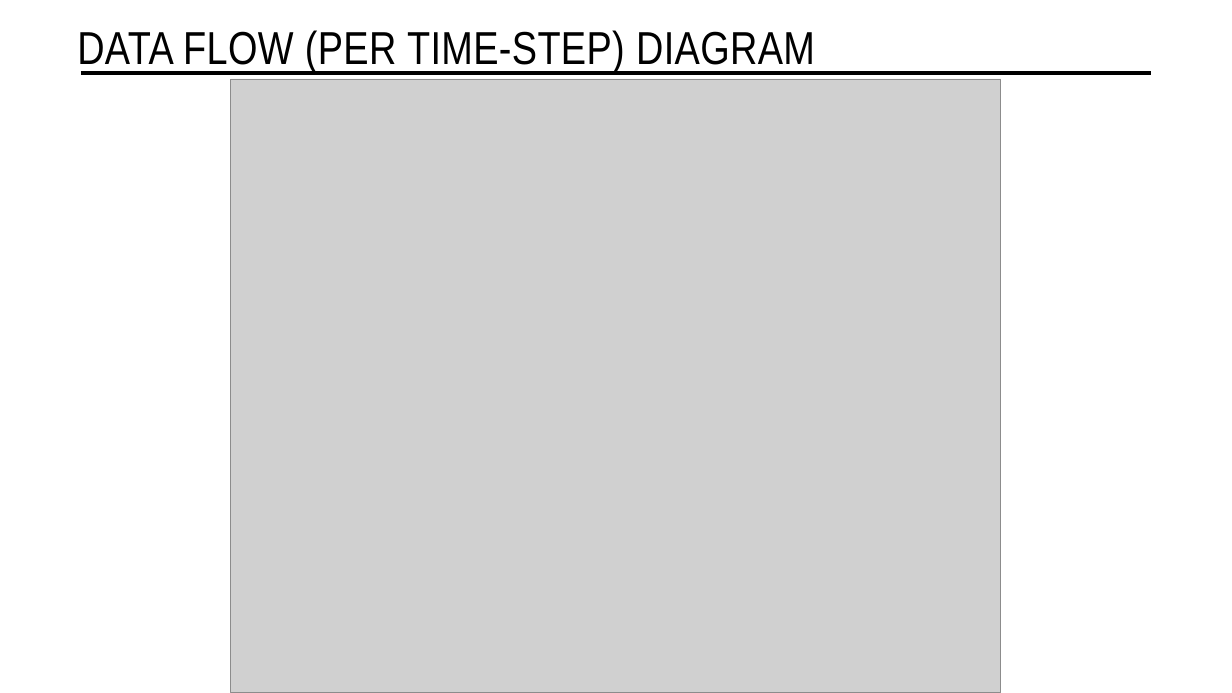
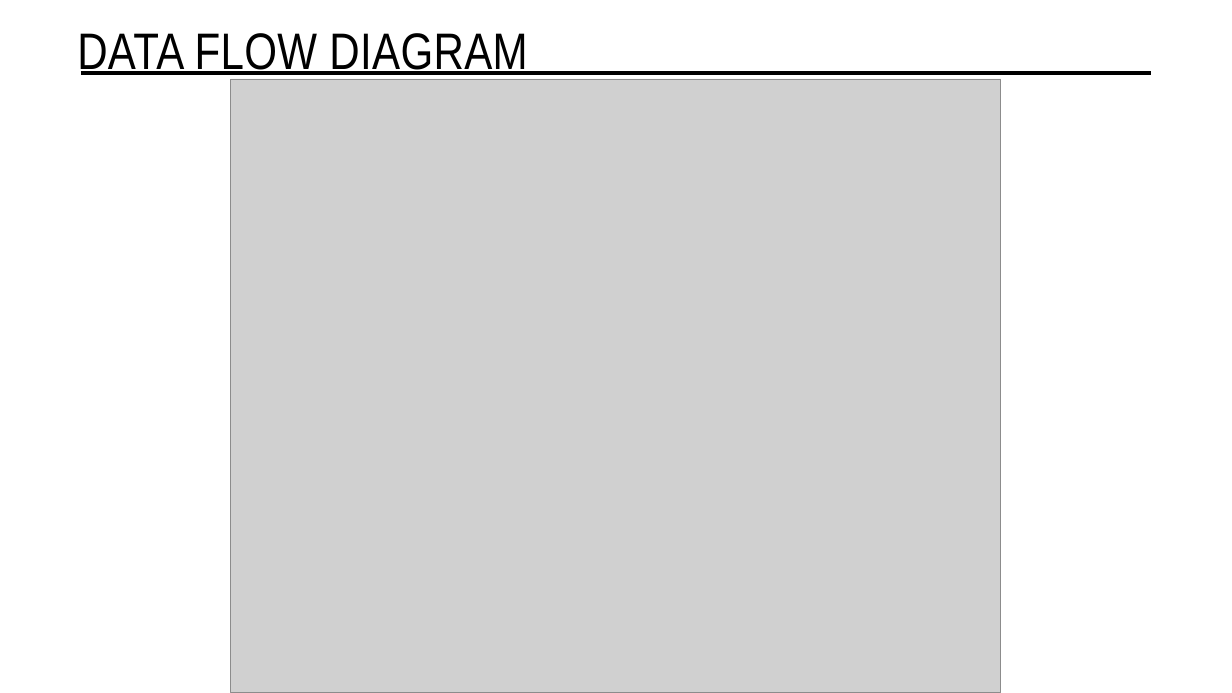
Before and after one commit to matthew9755123/N-Body_Sim, a slide deck: slide 8 of N-Body Simulator.pptx. Drawn at 1232x693 pixels with LibreOffice and Linux fonts; fonts in the diff are those of the drawing; grey boxes stand for pictures. Boxes give left, top, right and bottom in pixels: in the first picture for what was removed or moved away, otherwise in the second. Text is boxed around its words. In the diff, an @@ line names an element or a change of style, - is before the commit and + after.

```diff
--- a/N-Body Simulator.pptx
+++ b/N-Body Simulator.pptx
@@ title at [77,33,527,75]: text changed; size 36 to 40 pt @@
-DATA FLOW (PER TIME-STEP) DIAGRAM
+DATA FLOW DIAGRAM
```
Also in this commit, not shown: 4 other slides changed, 21 other files.
